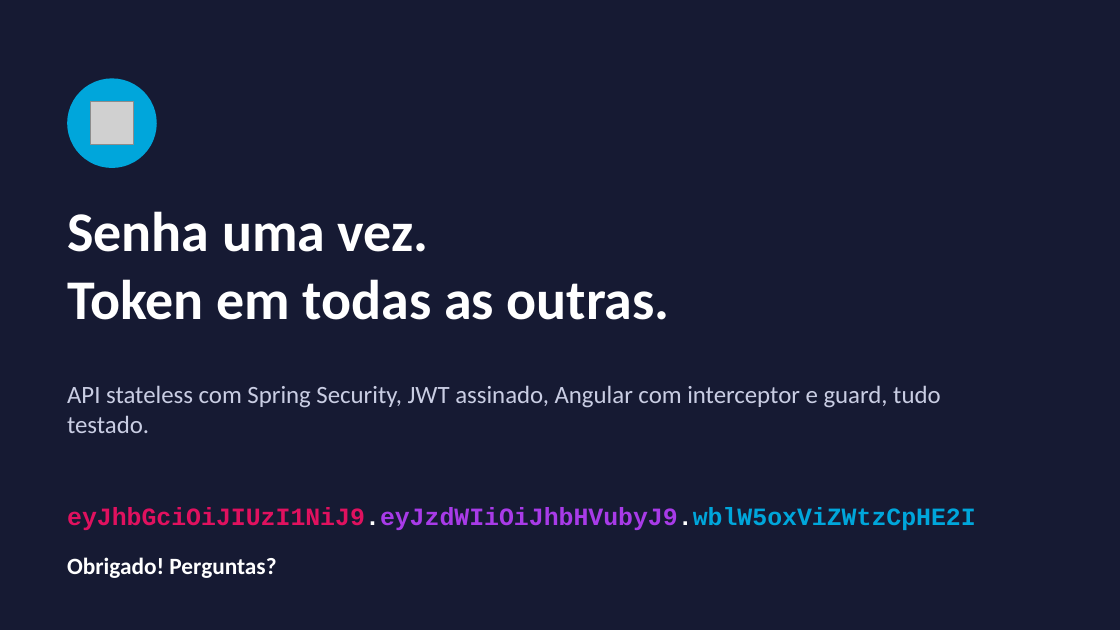
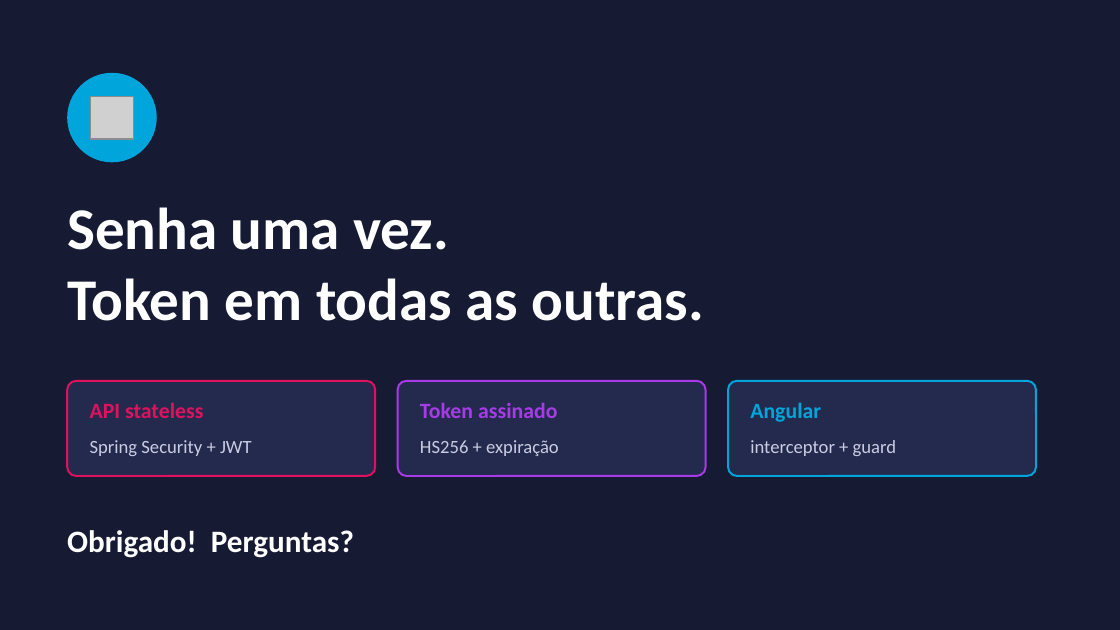
Before and after one commit to YloBittencourt/projeto-autenticacao, a slide deck: slide 28 of docs/apresentacao-jwt.pptx (slide 19 before the commit). Drawn at 1120x630 pixels with LibreOffice and Linux fonts; fonts in the diff are those of the drawing; grey boxes stand for pictures. Boxes give left, top, right and bottom in pixels: in the first picture for what was removed or moved away, otherwise in the second. Text is boxed around its words. In the diff, an @@ line names an element or a change of style, - is before the commit and + after.

```diff
--- a/docs/apresentacao-jwt.pptx
+++ b/docs/apresentacao-jwt.pptx
@@ ellipse: place and size @@
-ellipse at bbox=[67, 78, 157, 168]
+ellipse at bbox=[67, 73, 157, 162]
@@ picture: place and size @@
-picture at bbox=[91, 102, 133, 144]
+picture at bbox=[91, 96, 133, 139]
@@ text "Senha uma vez." at bbox=[67, 207, 704, 321]: size 36 to 38 pt @@
@@ text removed at bbox=[67, 385, 940, 433] @@
-API stateless com Spring Security, JWT assinado, Angular com interceptor e guard, tudo testado.
@@ rounded rectangle added at bbox=[67, 381, 375, 476], fill #242A4D, outline #E0115F 1.25 pt @@
@@ rounded rectangle added at bbox=[398, 381, 706, 476], fill #242A4D, outline #A83BE8 1.25 pt @@
@@ rounded rectangle added at bbox=[728, 381, 1036, 476], fill #242A4D, outline #00A6DB 1.25 pt @@
@@ text added at bbox=[90, 402, 203, 418], 14 pt, text #E0115F, bold @@
+API stateless
@@ text added at bbox=[420, 402, 557, 418], 14 pt, text #A83BE8, bold @@
+Token assinado
@@ text added at bbox=[750, 403, 821, 422], 14 pt, text #00A6DB, bold @@
+Angular
@@ text added at bbox=[90, 440, 252, 456], 12 pt, text #C9CDE3 @@
+Spring Security + JWT
@@ text added at bbox=[420, 440, 559, 456], 12 pt, text #C9CDE3 @@
+HS256 + expiração
@@ text added at bbox=[750, 440, 897, 456], 12 pt, text #C9CDE3 @@
+interceptor + guard
@@ text removed at bbox=[67, 507, 976, 530] @@
-eyJhbGciOiJIUzI1NiJ9.eyJzdWIiOiJhbHVubyJ9.wblW5oxViZWtzCpHE2I
@@ text "Obrigado! Perguntas?": place and size @@
-text "Obrigado! Perguntas?" at bbox=[67, 557, 276, 578]
+text "Obrigado! Perguntas?" at bbox=[67, 530, 354, 558]
@@ text "Obrigado! Perguntas?" at bbox=[67, 530, 354, 558]: size 15 to 20 pt @@
```
Also in this commit, not shown: 17 other slides changed, 11 slides added, 1 slide removed.
